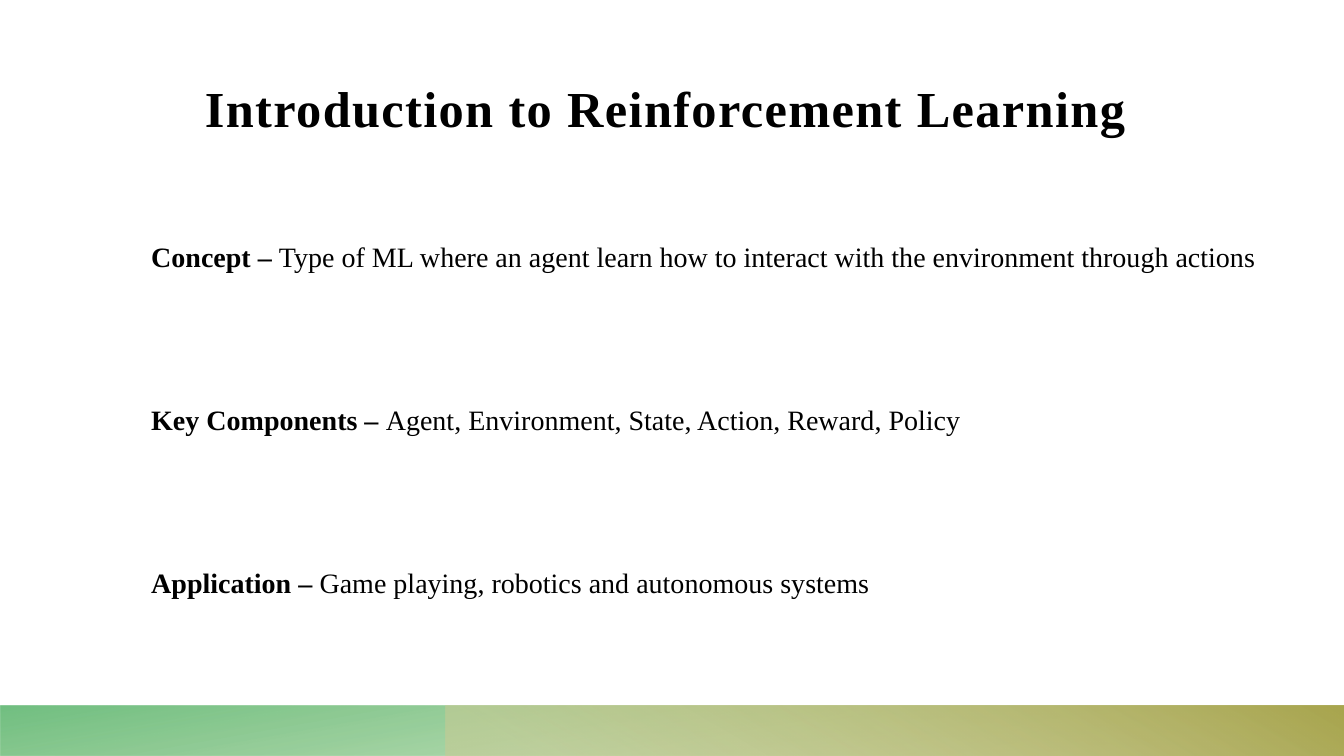
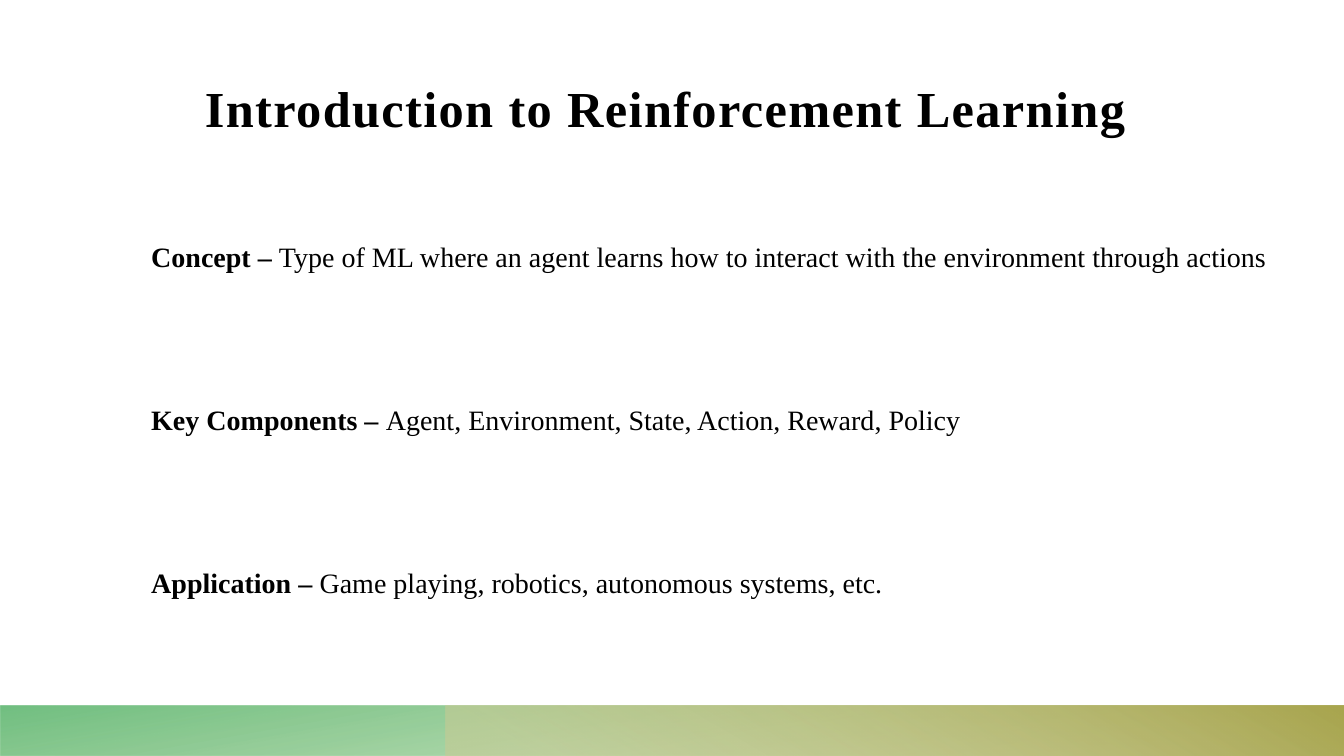
Before and after one commit to Dekel23/Sokoban-DRL, a slide deck: slide 6 of presentation.pptx. Drawn at 1344x756 pixels with LibreOffice and Linux fonts; fonts in the diff are those of the drawing. Boxes give left, top, right and bottom in pixels: in the first picture for what was removed or moved away, otherwise in the second. Text is boxed around its words. In the diff, an @@ line names an element or a change of style, - is before the commit and + after.

```diff
--- a/presentation.pptx
+++ b/presentation.pptx
@@ text at [151,247,1265,273]: text changed @@
-Concept – Type of ML where an agent learn how to interact with the environment through actions
+Concept – Type of ML where an agent learns how to interact with the environment through actions
@@ text at [151,573,883,599]: text changed @@
-Application – Game playing, robotics and autonomous systems
+Application – Game playing, robotics, autonomous systems, etc.
```
Also in this commit, not shown: 10 other slides changed.
